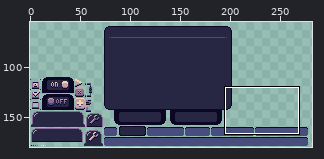
Pixel-art file -- AudioInput/Sprites/Templates.aseprite. Above, an overview of the earlier version with the close-up marked.
Close-up. As it was:
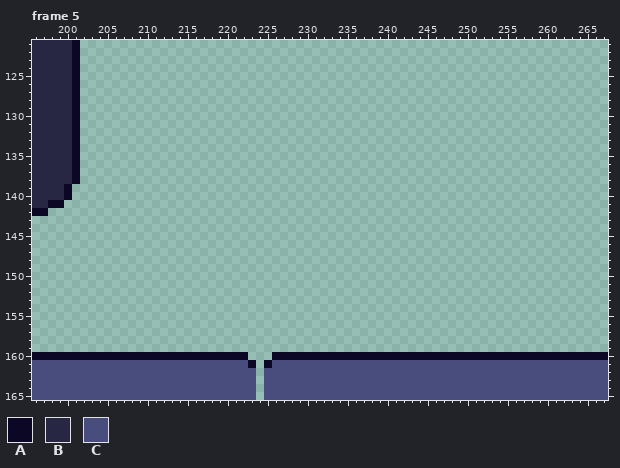
320x180 pixels, 5 frames. Shown: frame 5: x 196..267, y 121..165. The wide view leaves out empty margins. The commit also changed other frames or places, which this record leaves out.
Visible layers, top first: "Texts", "Top", "Back", "Background".
Palette (. is transparent): A #0c0724  B #272744  C #494d7e
Pixels before, frame 5 (only the part around the change), first column x 196:
121 BBBBBA..................................................................
122 BBBBBA..................................................................
123 BBBBBA..................................................................
124 BBBBBA..................................................................
125 BBBBBA..................................................................
126 BBBBBA..................................................................
127 BBBBBA..................................................................
128 BBBBBA..................................................................
129 BBBBBA..................................................................
130 BBBBBA..................................................................
131 BBBBBA..................................................................
132 BBBBBA..................................................................
133 BBBBBA..................................................................
134 BBBBBA..................................................................
135 BBBBBA..................................................................
136 BBBBBA..................................................................
137 BBBBBA..................................................................
138 BBBBBA..................................................................
139 BBBBA...................................................................
140 BBBBA...................................................................
141 BBAA....................................................................
142 AA......................................................................
143 ........................................................................
144 ........................................................................
145 ........................................................................
146 ........................................................................
147 ........................................................................
148 ........................................................................
149 ........................................................................
150 ........................................................................
151 ........................................................................
152 ........................................................................
153 ........................................................................
154 ........................................................................
155 ........................................................................
156 ........................................................................
157 ........................................................................
158 ........................................................................
159 ........................................................................
160 AAAAAAAAAAAAAAAAAAAAAAAAAAA...AAAAAAAAAAAAAAAAAAAAAAAAAAAAAAAAAAAAAAAAAA
161 CCCCCCCCCCCCCCCCCCCCCCCCCCCA.ACCCCCCCCCCCCCCCCCCCCCCCCCCCCCCCCCCCCCCCCCC
162 CCCCCCCCCCCCCCCCCCCCCCCCCCCC.CCCCCCCCCCCCCCCCCCCCCCCCCCCCCCCCCCCCCCCCCCC
163 CCCCCCCCCCCCCCCCCCCCCCCCCCCC.CCCCCCCCCCCCCCCCCCCCCCCCCCCCCCCCCCCCCCCCCCC
164 CCCCCCCCCCCCCCCCCCCCCCCCCCCC.CCCCCCCCCCCCCCCCCCCCCCCCCCCCCCCCCCCCCCCCCCC
165 CCCCCCCCCCCCCCCCCCCCCCCCCCCC.CCCCCCCCCCCCCCCCCCCCCCCCCCCCCCCCCCCCCCCCCCC
The same view after the edit:
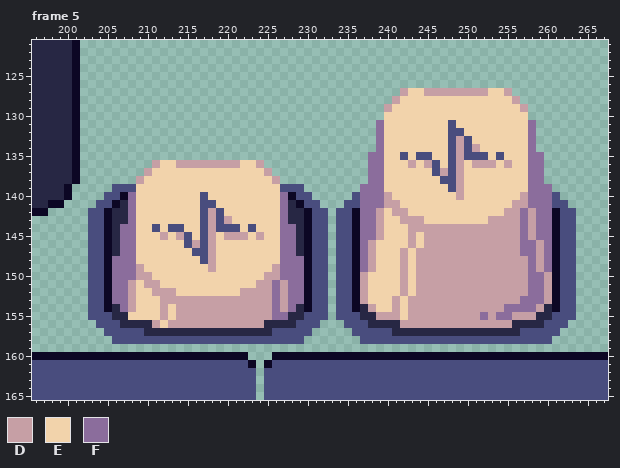
Colours new in this view: D #c69fa5  E #f2d3ab  F #8b6d9c
Edits made:
Frame 5, layer "Texts":
y 127: x 242..255 .............. -> DEEDDDDDDDDEED
y 128: x 241..256 ................ -> DEEEEEEEEEEEEEED
y 129: x 240..257 .................. -> DEEEEEEEEEEEEEEEED
y 130: x 240..257 .................. -> EEEEEEEEEEEEEEEEEE
y 131: x 239..258 .................... -> FEEEEEEEECEEEEEEEEEF
y 132: x 239..258 .................... -> FEEEEEEEECCEEEEEEEEF
y 133: x 239..258 .................... -> FEEEEEEEECDCEEEEEEEF
y 134: x 239..258 .................... -> FEEEEEEEECDCDEEEEEEF
y 135: x 238..259 ...................... -> FFEECECCEECDCCCECEEEFF
y 136: x 211..224 .............. -> DEEDDDDDDDDEED; x 238..259 ...................... -> FFEEEDEDCECDEDDDEDEEFF
y 137: x 210..225 ................ -> DEEEEEEEEEEEEEED; x 238..259 ...................... -> FFEEEEEECDCDEEEEEEEEFF
y 138: x 209..226 .................. -> DEEEEEEEEEEEEEEEED; x 238..259 ...................... -> FFEEEEEEECCDEEEEEEEEFF
y 139: x 206..229 ........................ -> CCCEEEEEEEEEEEEEEEEEECCC; x 237..260 ........................ -> FFFEEEEEEEECDEEEEEEEEFFF
y 140: x 205..230 .......................... -> CCAFEEEEEEEECEEEEEEEEEFACC; x 236..261 .......................... -> CFFFDEEEEEEEEDEEEEEEEDFFFC
y 141: x 204..231 ............................ -> CCABFEEEEEEEECCEEEEEEEEFBACC; x 235..262 ............................ -> CCFFFDDEEEEEEEEEEEEEEDDFFFCC
y 142: x 203..232 .............................. -> CCABBFEEEEEEEECDCEEEEEEEFBBACC; x 234..263 .............................. -> CCAFFDEDDEEEEEEEEEEEEDDFDFFACC
y 143: x 203..232 .............................. -> CCABBFEEEEEEEECDCDEEEEEEFBBACC; x 234..263 .............................. -> CCAFFDEEDDDEEEEEEEEDDDDFDFFACC
y 144: x 203..232 .............................. -> CCABFFEECECCEECDCCCECEEEFFBACC; x 234..263 .............................. -> CCAFFDEEEDDDDDDDDDDDDDDFDFFACC
y 145: x 203..232 .............................. -> CCABFFEEEDEDCECDEDDDEDEEFFBACC; x 234..263 .............................. -> CCAFFDEEEDEDDDDDDDDDDDDFDFFACC
y 146: x 203..232 .............................. -> CCABFFEEEEEECDCDEEEEEEEEFFBACC; x 234..263 .............................. -> CCAFDEEEEDEDDDDDDDDDDDDFFDFACC
y 147: x 203..232 .............................. -> CCABFFEEEEEEECCDEEEEEEEEFFBACC; x 234..263 .............................. -> CCAFDEEEDEDDDDDDDDDDDDDFFDFACC
y 148: x 203..232 .............................. -> CCAFFFEEEEEEEECDEEEEEEEEFFFACC; x 234..263 .............................. -> CCAFDEEEDEDDDDDDDDDDDDDDFDFACC
y 149: x 203..232 .............................. -> CCAFFFDEEEEEEEEDEEEEEEEDFFFACC; x 234..263 .............................. -> CCAFDEEEDEDDDDDDDDDDDDDDFDFACC
y 150: x 203..232 .............................. -> CCAFFFDDEEEEEEEEEEEEEEDDFFFACC; x 234..263 .............................. -> CCADEEEEDEDDDDDDDDDDDDDDFFDACC
y 151: x 203..232 .............................. -> CCAFFDEDDEEEEEEEEEEEEDDFDFFACC; x 234..263 .............................. -> CCADEEEEDEDDDDDDDDDDDDDDFFDACC
y 152: x 203..232 .............................. -> CCAFFDEEDDDEEEEEEEEDDDDFDFFACC; x 234..263 .............................. -> CCADEEEEDEDDDDDDDDDDDDDDFFDACC
y 153: x 203..232 .............................. -> CCAFFDEEEDDDDDDDDDDDDDDFDFFACC; x 234..263 .............................. -> CCADEEEDEDDDDDDDDDDDDDDFFFDACC
y 154: x 203..232 .............................. -> CCABFDEEEDEDDDDDDDDDDDDFDFBACC; x 234..263 .............................. -> CCABDEEDEDDDDDDDDDDDDFFFFDBACC
y 155: x 203..232 .............................. -> CCCBBEEEEDEDDDDDDDDDDDDFFBBCCC; x 234..263 .............................. -> CCCBBDDDEDDDDDDDDDFDFFDDDBBCCC
y 156: x 204..231 ............................ -> CCCBBBBDEDDDDDDDDDDDDBBBBCCC; x 235..262 ............................ -> CCCBBBBDDDDDDDDDDDDDDBBBBCCC
y 157: x 205..230 .......................... -> CCCCCBBBBBBBBBBBBBBBBCCCCC; x 236..261 .......................... -> CCCCCBBBBBBBBBBBBBBBBCCCCC
y 158: x 206..229 ........................ -> CCCCCCCCCCCCCCCCCCCCCCCC; x 237..260 ........................ -> CCCCCCCCCCCCCCCCCCCCCCCC
Changed places in both close-ups, as pixel boxes (x1, y1, x2, y2):
added: (88, 88, 576, 344)
